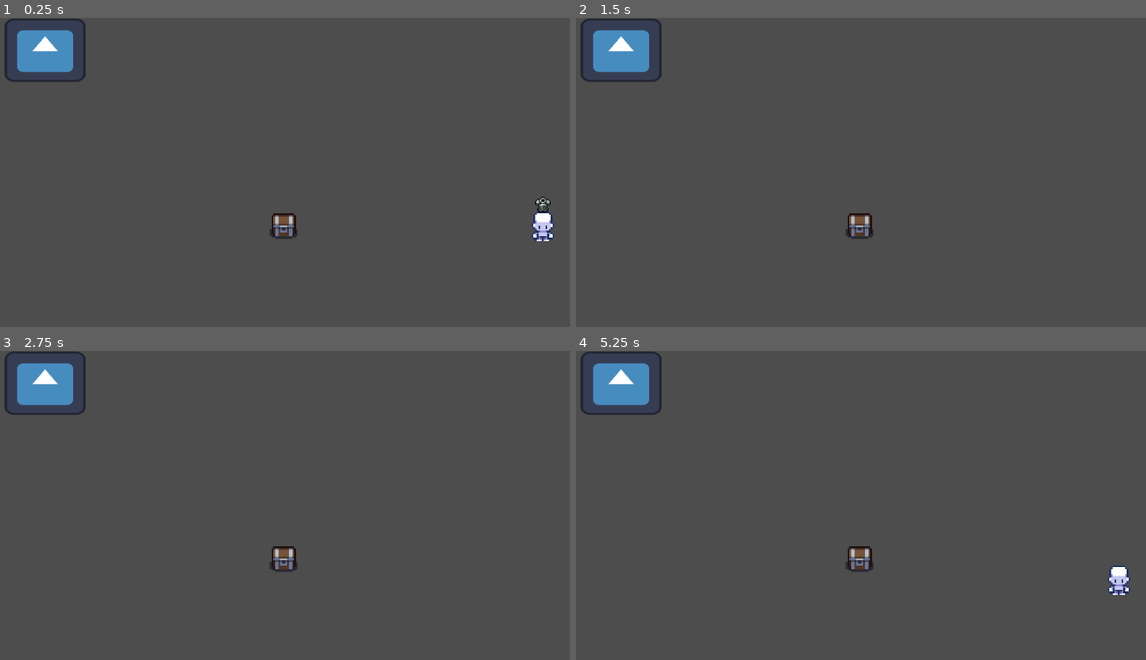
Above: before the commit, frames 1-4 (two rows, left to right).
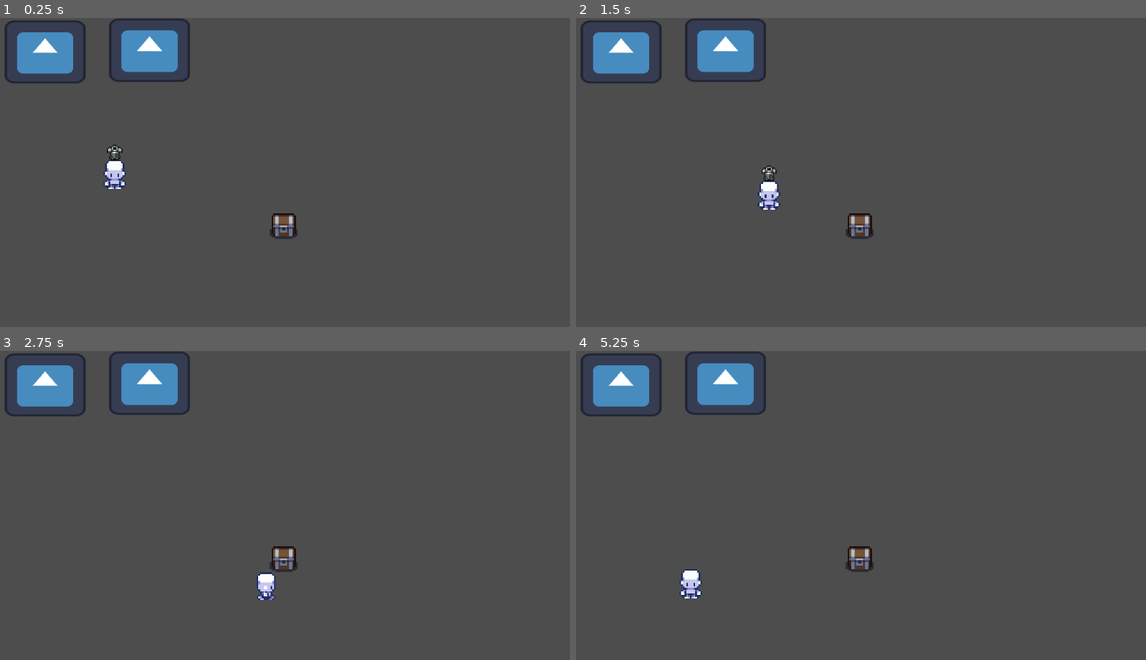
Above: after the commit, the same moments.

Repository: jpsalim21/LootPacker
Game: Godot game, scene res://Cenas/CenaTeste.tscn
Same seed, same stepped clock (60 frames per second), same inputs: the game is played once before the commit and once after it. The engine's default icon, where the game draws it, is replaced by a stand-in: a white triangle on a blue panel in a dark square.
Inputs:
- Up to frame 1 (0.25 s): no input
- Up to frame 2 (1.5 s): tap Enter at 0.5 s; hold D (direita) 0.53-1.28 s; hold E (interact) 0.53-1.28 s; hold S (baixo) from 1.28 s (still down); tap E (interact) at 1.35 s
- Up to frame 3 (2.75 s): release S (baixo) at 2.03 s; hold D (direita) from 2.03 s (still down); hold E (interact) from 2.03 s (still down)
- Up to frame 4 (5.25 s): release D (direita) at 2.78 s; release E (interact) at 2.78 s; hold W (cima) 2.78-3.53 s; tap E (interact) at 2.85, 4.35 s; tap Space at 3.5 s; hold E (interact) 3.53-4.28 s; hold A (esquerda) 3.53-5.03 s; hold S (baixo) from 5.03 s (still down); hold E (interact) from 5.03 s (still down)

The runs differ from the first frame. In frame 1, 2.9% of the frame differs, in the area x 0-98%, y 0-73%; in frame 2, 2.5%; in frame 3, 2.4%; in frame 4, 2.8%.

Commit message:
Cria script das estações de trabalho

Diff:
--- a/Cenas/CenaTeste.tscn
+++ b/Cenas/CenaTeste.tscn
@@ -7,6 +7,8 @@
 [ext_resource type="Texture2D" uid="uid://brmnb2mijpw63" path="res://Sprites/chest_01.png" id="5_s6rxb"]
 [ext_resource type="Script" path="res://Scripts/Estruturas/AlchemyScript.gd" id="6_6bmic"]
 [ext_resource type="Texture2D" uid="uid://cs81tpytrike2" path="res://Sprites/icon.svg" id="6_7amfn"]
+[ext_resource type="Resource" uid="uid://cmfqrjr5nm6fm" path="res://Items/healingPotion.tres" id="7_vtvwo"]
+[ext_resource type="Resource" uid="uid://ciuiacrc0qpg8" path="res://Items/Armadura.tres" id="9_awcm5"]
 
 [sub_resource type="RectangleShape2D" id="RectangleShape2D_hvt4o"]
 size = Vector2(11, 5)
@@ -207,7 +209,7 @@
 process_callback = 0
 
 [node name="Player" type="CharacterBody2D" parent="."]
-position = Vector2(149, 27)
+position = Vector2(-97, -3)
 script = ExtResource("1_4hkyr")
 
 [node name="CollisionShape2D" type="CollisionShape2D" parent="Player"]
@@ -247,22 +249,39 @@
 position = Vector2(0, 26.5)
 shape = SubResource("RectangleShape2D_jh0ew")
 
-[node name="Alchemy" type="Node2D" parent="." node_paths=PackedStringArray("player")]
+[node name="Alchemy2" type="Node2D" parent="." node_paths=PackedStringArray("player")]
+position = Vector2(-137, -73)
 script = ExtResource("6_6bmic")
 player = NodePath("../Player")
-
-[node name="Icon" type="Sprite2D" parent="Alchemy"]
-position = Vector2(-137, -74)
+itemEntregue = ExtResource("7_vtvwo")
+
+[node name="Icon" type="Sprite2D" parent="Alchemy2"]
 scale = Vector2(0.365234, 0.285156)
 texture = ExtResource("6_7amfn")
 
-[node name="Area2D" type="Area2D" parent="Alchemy"]
-
-[node name="CollisionShape2D" type="CollisionShape2D" parent="Alchemy/Area2D"]
-position = Vector2(-137.75, -74.25)
+[node name="Area2D" type="Area2D" parent="Alchemy2"]
+
+[node name="CollisionShape2D" type="CollisionShape2D" parent="Alchemy2/Area2D"]
+shape = SubResource("RectangleShape2D_h18a0")
+
+[node name="Armaduras" type="Node2D" parent="." node_paths=PackedStringArray("player")]
+position = Vector2(-77, -74)
+script = ExtResource("6_6bmic")
+player = NodePath("../Player")
+itemEntregue = ExtResource("9_awcm5")
+
+[node name="Icon" type="Sprite2D" parent="Armaduras"]
+scale = Vector2(0.365234, 0.285156)
+texture = ExtResource("6_7amfn")
+
+[node name="Area2D" type="Area2D" parent="Armaduras"]
+
+[node name="CollisionShape2D" type="CollisionShape2D" parent="Armaduras/Area2D"]
 shape = SubResource("RectangleShape2D_h18a0")
 
 [connection signal="body_entered" from="Chest/Area2D" to="Chest" method="_on_area_2d_body_entered"]
 [connection signal="body_exited" from="Chest/Area2D" to="Chest" method="_on_area_2d_body_exited"]
-[connection signal="body_entered" from="Alchemy/Area2D" to="Alchemy" method="_on_area_2d_body_entered"]
-[connection signal="body_exited" from="Alchemy/Area2D" to="Alchemy" method="_on_area_2d_body_exited"]
+[connection signal="body_entered" from="Alchemy2/Area2D" to="Alchemy2" method="_on_area_2d_body_entered"]
+[connection signal="body_exited" from="Alchemy2/Area2D" to="Alchemy2" method="_on_area_2d_body_exited"]
+[connection signal="body_entered" from="Armaduras/Area2D" to="Armaduras" method="_on_area_2d_body_entered"]
+[connection signal="body_exited" from="Armaduras/Area2D" to="Armaduras" method="_on_area_2d_body_exited"]
--- a/Scripts/Classes/ItemClass.gd
+++ b/Scripts/Classes/ItemClass.gd
@@ -5,3 +5,6 @@
 @export var sprite : CompressedTexture2D
 @export var itemIndex : int
 @export var nome : String
+
+func getSprite():
+	return sprite
--- a/Scripts/Estruturas/AlchemyScript.gd
+++ b/Scripts/Estruturas/AlchemyScript.gd
@@ -1,20 +1,22 @@
 extends Node2D
 
 @export var player : Player
-var nearAlchemy:bool
+var near : bool = false
 
-var pocaoDeCura = "res://Items/healingPotion.tres"
+@export var itemEntregue : ItemClass
 
 func _process(delta):
-	if nearAlchemy and Input.is_action_pressed("interact"):
-		player.changeItem(pocaoDeCura.ItemClass)
+	if near and Input.is_action_pressed("interact"):
+		player.changeItem(itemEntregue)
+		near = false #Coloquei isso para evitar erros de trocar o item para sempre
 
 
 func _on_area_2d_body_entered(body):
-	nearAlchemy = true
-	print("Alou")
+	if body.name == "Player":
+		print("Entrou na area de alquimia")
+		near = true
 func _on_area_2d_body_exited(body):
-	nearAlchemy = false
-	print("Tchaou")
+	if body.name == "Player":
+		near = false
 
 #Resta configurar a classe que o changeItem chama
--- a/Scripts/Estruturas/ChestScript.gd
+++ b/Scripts/Estruturas/ChestScript.gd
@@ -1,7 +1,7 @@
 extends Node2D
 
 @export var player : Player
-var nearChest:bool
+var nearChest : bool = false
 var score = 0
 
 func _ready():
@@ -9,9 +9,13 @@
 
 func _process(delta):
 	if nearChest and Input.is_action_pressed("interact"):
-		score += 10
 		player.changeItem(null)
+
 func _on_area_2d_body_entered(body):
-	nearChest = true
+	if body.name == "Player":
+		print("Entrou no bau")
+		nearChest = true
 func _on_area_2d_body_exited(body):
-	nearChest = false
+	if body.name == "Player":
+		print("Saiu do bau")
+		nearChest = false
--- a/Scripts/Player.gd
+++ b/Scripts/Player.gd
@@ -7,8 +7,6 @@
 @onready var animatedSprite : AnimatedSprite2D = $AnimatedSprite2D
 @onready var itemSprite : Sprite2D = $ItemSprite
 var currentItem : ItemClass
-
-var escudo = "res://Items/Armadura.tres"
 
 func _ready():
 	pass
@@ -26,6 +24,10 @@
 		animation = "Up"
 		if velocity.x != 0:
 			animation = "DiagonalUp"
+			if velocity.x < 0:
+				animatedSprite.flip_h = true
+			else:
+				animatedSprite.flip_h = false
 	elif velocity.y > 0:
 		animation = "Down"
 		if velocity.x > 0:
@@ -44,12 +46,13 @@
 		animation = "Idle"
 	animatedSprite.play(animation)
 
-func changeItem(newItem : ItemClass):
+func changeItem(newItem: ItemClass):
 	currentItem = newItem
 	if(currentItem == null):
+		print("Trocou para nulo")
 		itemSprite.visible = false
 		itemSprite.texture = null
 	else:
-		currentItem.nome = newItem.nome
-		currentItem.sprite = newItem.sprite
-		currentItem.itemIndex = newItem.itemIndex
+		print("Novo item: " + newItem.nome)
+		itemSprite.visible = true
+		itemSprite.texture = currentItem.sprite
Not shown: 1 places in Cenas/CenaTeste.tscn that only renumber resources
